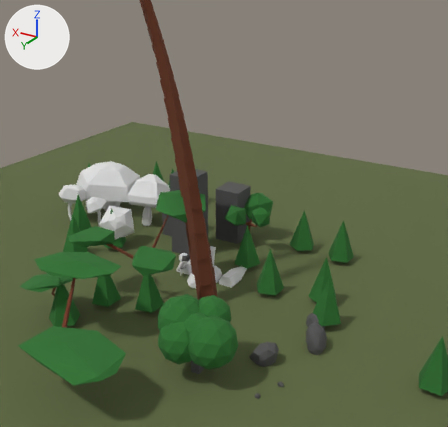
Before and after pictures for a commit that changed the glTF model models/assets.glb.
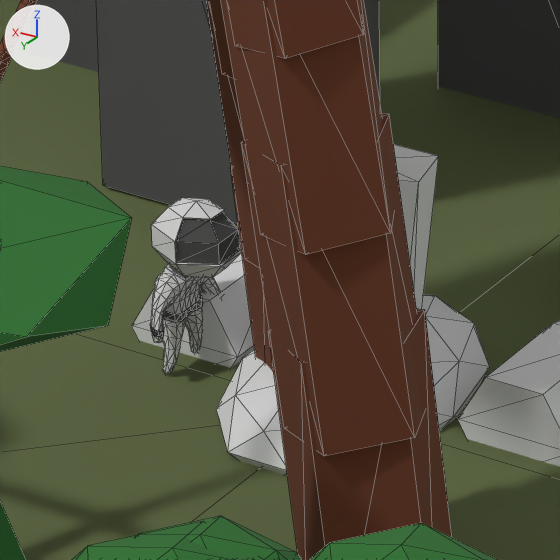
Each version is shown from a camera (50 mm lens) standing at (-20.97, 31.97, 21.49) and looking at (-0.39, -2.32, 4.34), then close up on the part from 35% to 52% of the width and 53% to 70% of the height. The lights are fixed; the arrows at upper left show +X, +Y and +Z. The close-ups show mesh edges as thin lines. Where no turn or scale is listed for an object, it has been applied to the vertices.

Objects in the first close-up: 'Astronaut', 'Circle', 'Cube', 'Cube.002', 'Cube.003', 'Ground', 'Icosphere', 'Icosphere.001', 'Ship', 'Tentacle', 'Tentacle.001', 'Tree3'.
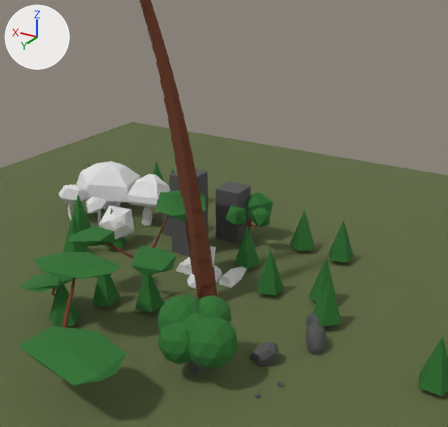
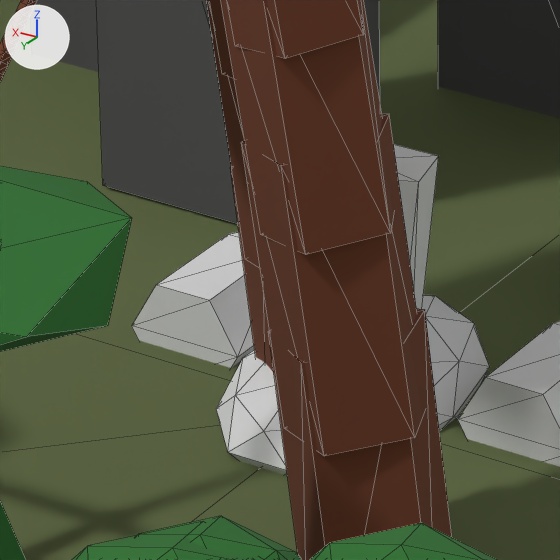
Where the change shows, as pixel boxes (x1, y1, x2, y2) in the close-ups (560 x 560 px):
```json
{"object": "Astronaut", "change": "moved", "before": [150, 198, 242, 375], "on screen": "not visible afterwards"}
```

The change, as JSON lines over the scene's bpy script:
```json
{"op": "set", "path": "ob_astronaut.location", "old": "(1.674, 0.0, -0.007)", "new": "(0.003, 0.0, -0.002)"}
```
